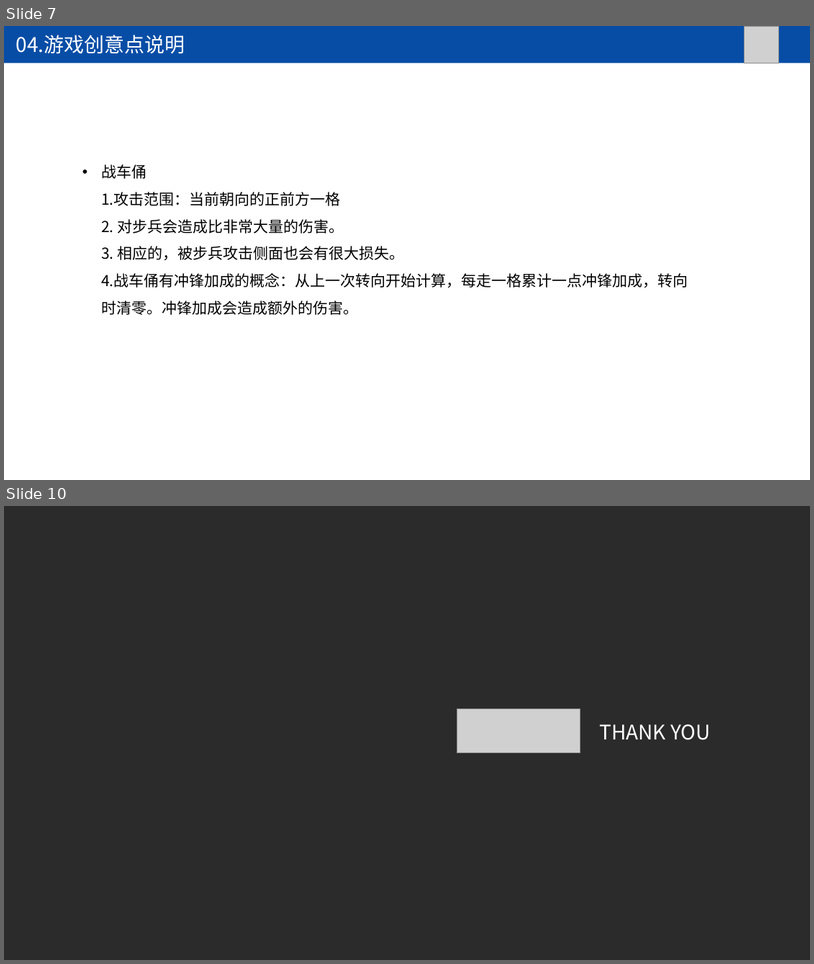
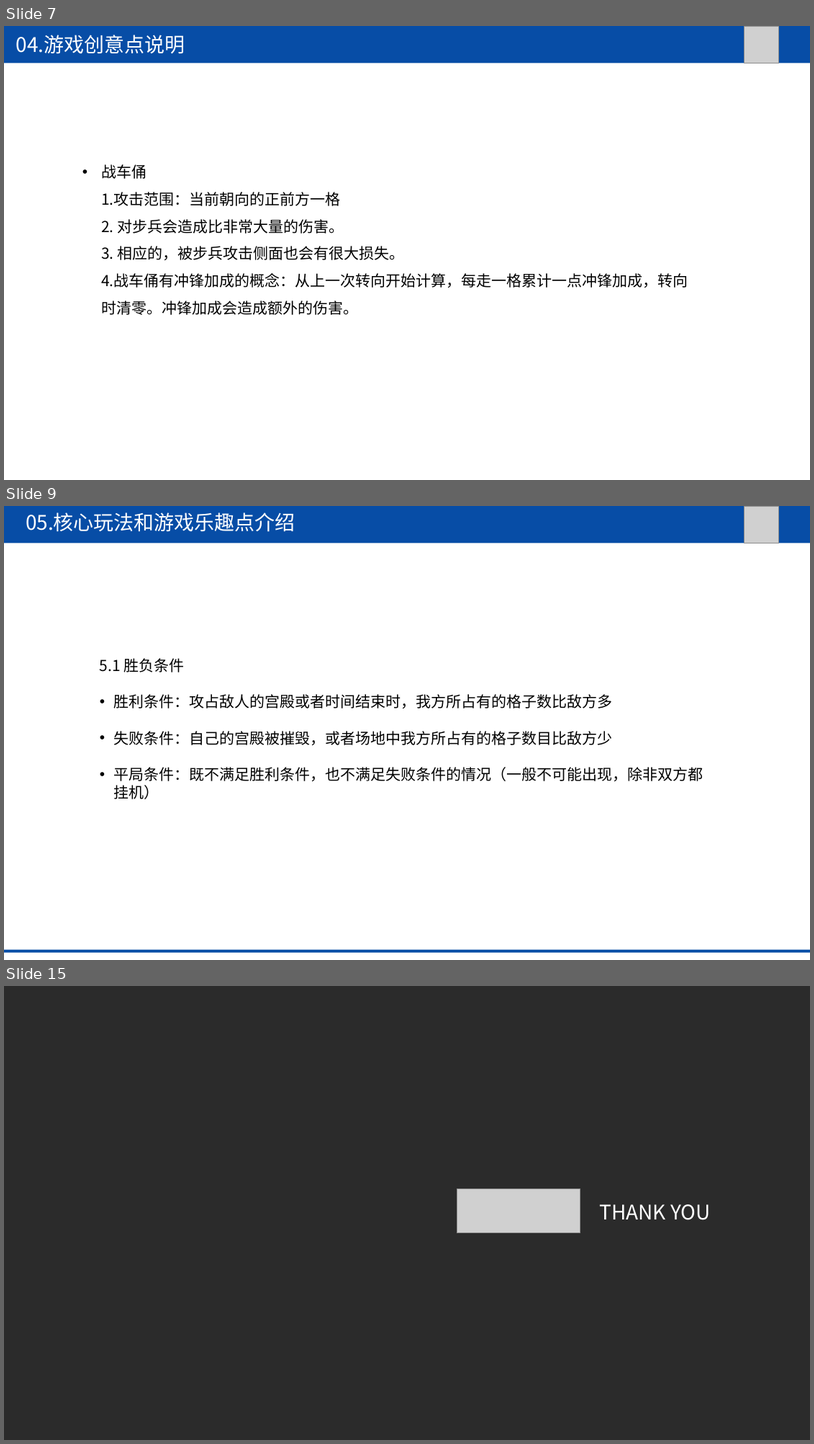
Before and after one commit to kotomineshiki/BMY, a slide deck: 文档ppt.ppt. Shown one above the other, each under a label of ours: slides 7 and 10 before the commit, slides 7, 9 and 15 after it; the slides between them are not shown. The pictures are 814x964 and 814x1444 pixels, drawn with LibreOffice and Linux fonts; fonts in the diff are those of the drawing; grey boxes stand for pictures; background and template pictures are left out; a plain dark background stands for a picture behind light text. Boxes give left, top, right and bottom in pixels: in the first picture for what was removed or moved away, otherwise in the second. Text is boxed around its words. In the diff, an @@ line names an element or a change of style, - is before the commit and + after.

```diff
--- a/文档ppt.ppt
+++ b/文档ppt.ppt
@@ slide 9 added at <box>4,506,810,960</box>, background #FFFFFF @@
@@ rectangle added at <box>4,506,810,543</box>, fill #074DA6 @@
@@ text added at <box>26,512,296,532</box>, 24 pt, text #FFFFFF @@
+05.核心玩法和游戏乐趣点介绍
@@ picture added at <box>744,506,779,543</box> @@
@@ text added at <box>100,658,704,799</box>, 18 pt, text #000000 @@
+5.1 胜负条件
+• 胜利条件：攻占敌人的宫殿或者时间结束时，我方所占有的格子数比敌方多
+• 失败条件：自己的宫殿被摧毁，或者场地中我方所占有的格子数目比敌方少
+• 平局条件：既不满足胜利条件，也不满足失败条件的情况（一般不可能出现，除非双方都挂机）
@@ rectangle added at <box>4,949,810,952</box>, fill #074DA6 @@
@@ what was slide 10 is now slide 15 @@
```
Also in this commit, not shown: 2 slides changed, 4 other slides added, 4 other files.
